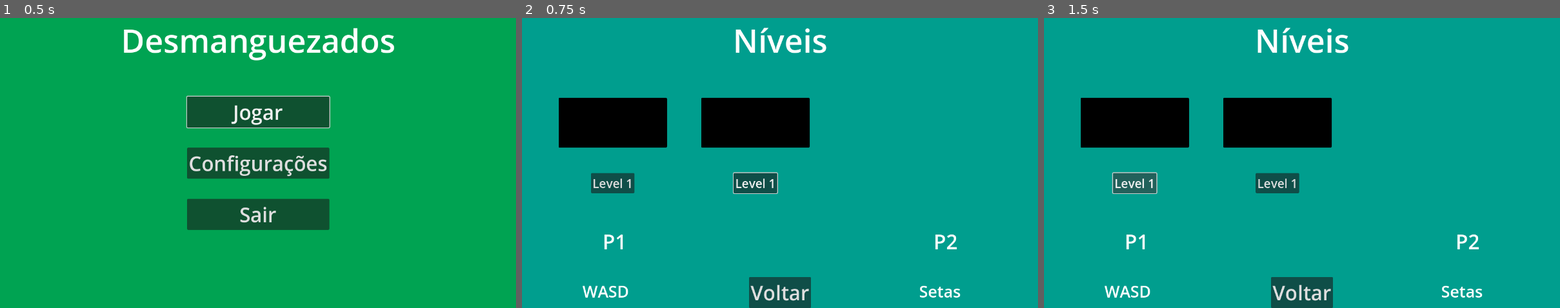
Above: before the commit, frames 1-3 (left to right).
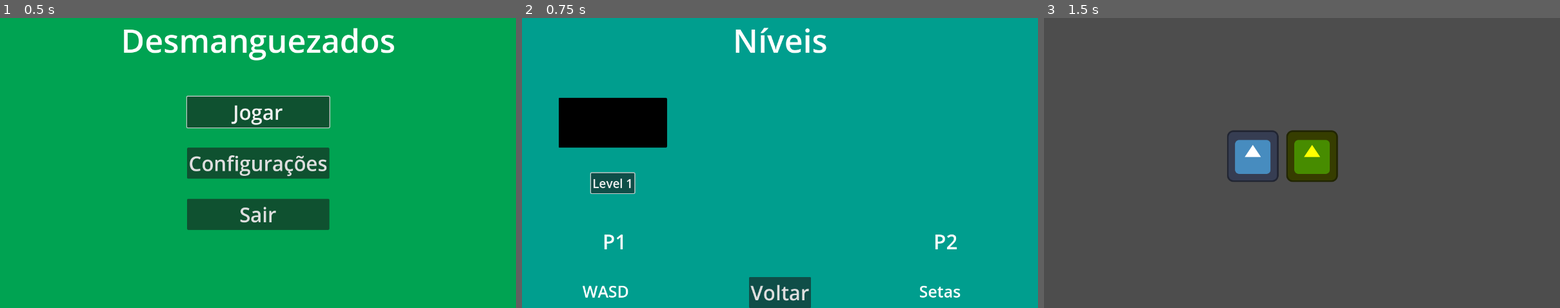
Above: after the commit, the same moments.

Repository: pauloBFalmeida/desmanguezados
Game: Godot game, scene res://Cenas/Menus/menuPrincipal.tscn
Two runs of this game, one before a commit and one after it. Both use one fixed random seed, a clock stepped at 60 frames per second and the inputs below. The engine's default icon, where the game draws it, is replaced by a stand-in: a white triangle on a blue panel in a dark square.
Inputs:
- Up to frame 1 (0.5 s): no input
- Up to frame 2 (0.75 s): click "Jogar" at 0.5 s
- Up to frame 3 (1.5 s): click "Level 1" at 1.25 s

Frame 1 is identical in both runs. In frame 2, 4.3% of the frame differs, in the area x 13-56%, y 27-61%; in frame 3, 100%, in the area x 0-100%, y 0-100%.

Commit message:
Level 1 e limpeza de codigo

Diff:
--- /dev/null
+++ b/Cenas/Leveis/level_1.tscn
@@ -0,0 +1,12 @@
+[gd_scene load_steps=3 format=3 uid="uid://dhv3qjf6ytml5"]
+
+[ext_resource type="Script" uid="uid://dspkfadvtsdnp" path="res://Scripts/Leveis/level_1.gd" id="1_42x8c"]
+[ext_resource type="PackedScene" uid="uid://b1mtmyav5n0qq" path="res://Cenas/Partida/spawn_jogadores.tscn" id="1_w1eyt"]
+
+[node name="Level_1" type="Node"]
+script = ExtResource("1_42x8c")
+
+[node name="SpawnJogadores" parent="." instance=ExtResource("1_w1eyt")]
+position = Vector2(518, 343)
+
+[editable path="SpawnJogadores"]
--- a/Cenas/Menus/menuSelecao.tscn
+++ b/Cenas/Menus/menuSelecao.tscn
@@ -1,7 +1,7 @@
 [gd_scene load_steps=4 format=3 uid="uid://d1fhoosfw8cye"]
 
 [ext_resource type="Script" uid="uid://c08mirq3yalv1" path="res://Scripts/Menus/menu_selecao.gd" id="1_nmwf3"]
-[ext_resource type="Script" uid="uid://sj5rgpesy5f8" path="res://Scripts/controles_manager.gd" id="3_c8hrp"]
+[ext_resource type="Script" uid="uid://sj5rgpesy5f8" path="res://Scripts/Menus/UsadosMenus/controles_manager.gd" id="3_c8hrp"]
 [ext_resource type="PackedScene" uid="uid://cciukv0gmo85j" path="res://Cenas/Menus/SubItems/level_item.tscn" id="3_ijvx7"]
 
 [node name="MenuSelecao" type="Control"]
@@ -74,6 +74,7 @@
 size_flags_vertical = 0
 
 [node name="LevelItem" parent="ScrollContainerLeveis/HBoxContainer" instance=ExtResource("3_ijvx7")]
+visible = false
 layout_mode = 2
 
 [node name="ControlesConectados" type="Control" parent="."]
--- a/Cenas/Menus/node_2d.tscn
+++ /dev/null
@@ -1,13 +0,0 @@
-[gd_scene load_steps=3 format=3 uid="uid://ddebq3xx4kxj8"]
-
-[ext_resource type="Script" uid="uid://5ubk1yda5wp0" path="res://playerMgmt.gd" id="1_mtofs"]
-[ext_resource type="Texture2D" uid="uid://mqhusyq3gsru" path="res://Assets/temp/black.png" id="2_oncq8"]
-
-[node name="Node2D" type="Node2D"]
-script = ExtResource("1_mtofs")
-
-[node name="Black" type="Sprite2D" parent="."]
-modulate = Color(1, 1, 1, 0.34902)
-position = Vector2(656, 343)
-scale = Vector2(1.56701, 1.96341)
-texture = ExtResource("2_oncq8")
--- /dev/null
+++ b/Cenas/Partida/Jogador.tscn
@@ -0,0 +1,10 @@
+[gd_scene load_steps=3 format=3 uid="uid://c38kt6bogw2mq"]
+
+[ext_resource type="Script" uid="uid://wmjg8xw6jhs4" path="res://Scripts/Partida/jogador.gd" id="1_hjt1h"]
+[ext_resource type="Texture2D" uid="uid://cvesjtff0f2n6" path="res://icon.svg" id="2_li7es"]
+
+[node name="Jogador" type="Node2D"]
+script = ExtResource("1_hjt1h")
+
+[node name="Sprite2D" type="Sprite2D" parent="."]
+texture = ExtResource("2_li7es")
--- /dev/null
+++ b/Cenas/Partida/spawn_jogadores.tscn
@@ -0,0 +1,12 @@
+[gd_scene load_steps=2 format=3 uid="uid://b1mtmyav5n0qq"]
+
+[ext_resource type="PackedScene" uid="uid://c38kt6bogw2mq" path="res://Cenas/Partida/Jogador.tscn" id="2_j1fy2"]
+
+[node name="SpawnJogadores" type="Node2D"]
+
+[node name="Jogador1" parent="." instance=ExtResource("2_j1fy2")]
+
+[node name="Jogador2" parent="." instance=ExtResource("2_j1fy2")]
+modulate = Color(1, 1, 0, 1)
+position = Vector2(147, 0)
+player_id = 1
--- a/Cenas/player.tscn
+++ /dev/null
@@ -1,8 +0,0 @@
-[gd_scene load_steps=3 format=3 uid="uid://dmdu18s2155n3"]
-
-[ext_resource type="Texture2D" uid="uid://cvesjtff0f2n6" path="res://icon.svg" id="1_ytnb3"]
-[ext_resource type="Script" uid="uid://wmjg8xw6jhs4" path="res://Scripts/player.gd" id="2_pmvhq"]
-
-[node name="Icon" type="Sprite2D"]
-texture = ExtResource("1_ytnb3")
-script = ExtResource("2_pmvhq")
--- /dev/null
+++ b/Scripts/Leveis/Level.gd
@@ -0,0 +1,26 @@
+class_name Level
+extends Node
+
+#var players = {}
+#
+#func create_players() -> void:
+	#for player_id in InputManager.PlayerId.values():
+		## instancia o player
+		#var playerScene = preload("res://Cenas/player.tscn")
+		#var player = playerScene.instantiate()
+		#player.player_id = player_id
+		## ajusta o action map do player
+		#player.action = InputManager.actions_player[player.player_id]
+		## ajusta o nome
+		#player.set_name('player' + str(player_id))
+		## salva no dicionario
+		#players[player_id] = player
+		## coloca na hierarquia
+		#add_child(player)
+		## posiciona e muda de cor
+		#if player_id == InputManager.PlayerId.P1:
+			#player.global_position = Vector2(100, 100)
+			#player.modulate.r = 0
+		#else:
+			#player.global_position = Vector2(200, 100)
+			#player.modulate.b = 0
--- /dev/null
+++ b/Scripts/Leveis/level_1.gd
@@ -0,0 +1,4 @@
+extends Level
+
+func _ready() -> void:
+	print("Level 1")
--- /dev/null
+++ b/Scripts/Menus/UsadosMenus/controles_manager.gd
@@ -0,0 +1,12 @@
+extends Node
+
+func _input(event):
+	# controle start foi pressionado
+	if event.is_action_pressed("contr_start"):
+		var device_id = event.device
+		# se o controle nao foi adicionado ainda
+		if not InputManager.controles_conectados.has(device_id):
+			# Adiciona primeiro o controle do P2, dps o do P1
+			var player_id := InputManager.PlayerId.P2 if InputManager.controles_conectados.is_empty() else InputManager.PlayerId.P1
+			# adiciona o inputmap pro controle
+			InputManager.add_controller(player_id, device_id)
--- a/Scripts/Menus/menu_selecao.gd
+++ b/Scripts/Menus/menu_selecao.gd
@@ -6,7 +6,7 @@
 @onready var container_leveis := $ScrollContainerLeveis/HBoxContainer
 
 const LEVEIS_REF := [
-	"res://Cenas/Menus/node_2d.tscn"
+	"res://Cenas/Leveis/level_1.tscn"
 ]
 
 var leveis_itens = []
@@ -37,9 +37,6 @@
 		btn.text = "Level " + str(level_num)
 	leveis_itens[0].get_node("ButtonStart").grab_focus()
 
-func _on_button_pressed() -> void:
-	SceneManager.change_scene("res://Cenas/Menus/node_2d.tscn")
-
 # --- Controles Conectados ---
 func update_conectados():
 	# dict de quais controles foram conectados
--- /dev/null
+++ b/Scripts/Partida/jogador.gd
@@ -0,0 +1,19 @@
+extends Node2D
+
+@export var player_id := InputManager.PlayerId.P1
+
+@export var speed: float = 250.0
+
+# acoes do InputMap
+var action : Dictionary
+
+func _ready() -> void:
+	# ajusta o action map do player
+	action = InputManager.actions_player[player_id]
+	# ajusta o nome
+	set_name('Jogador_id_' + str(player_id))
+
+func _process(delta: float) -> void:
+	var move_dir = Input.get_vector(action["move_left"], action["move_right"], action["move_up"], action["move_down"])
+
+	global_position += move_dir * delta * speed
--- a/Scripts/controles_manager.gd
+++ /dev/null
@@ -1,48 +0,0 @@
-extends Node
-
-func _input(event):
-	if event.is_action_pressed("contr_start"):
-		var device_id = event.device
-		if not InputManager.controles_conectados.has(device_id):
-			# Adiciona primeiro o controle do P2, dps o do P1
-			var player_id := InputManager.PlayerId.P2 if InputManager.controles_conectados.is_empty() else InputManager.PlayerId.P1
-			# adiciona o inputmap pro controle
-			InputManager.add_controller(player_id, device_id)
-
-#func _set_device_id(player: Node, device_id: int) -> void:
-	### give it a name so it's unique, if you really want
-	#player.set_name('player' + str(device_id))
-#
-	### Give the player instance a device id so it can handle its own events
-	#player.device_id = device_id
-	### register the player in the players dict
-	#players[device_id] = player
-	#
-	#player.action = InputManager.actions_player[player.player_id]
-#
-#func _input(event):
-	#var device_id = event.device
-	 ### Check to see that that event id on an action
-	#if event.is_action_pressed("contr_start") and not players.get(device_id):
-		##
-		#InputManager.add_controller(1, device_id)
-		#
-		### create the player scene instance
-		#var playerScene = preload("res://Cenas/player.tscn")
-		#var player = playerScene.instantiate()
-#
-		#_set_device_id(player, device_id)
-#
-		### Add the player to the scene
-		#add_child(player)
-		#player.global_position = Vector2(100, 100)
-		#
-	#if event.is_action_pressed("key_start"):
-		### create the player scene instance
-		#var playerScene = preload("res://Cenas/player.tscn")
-		#var player = playerScene.instantiate()
-#
-		### Add the player to the scene
-		#add_child(player)
-		#player.global_position = Vector2(100, 100)
-		#
--- a/Scripts/player.gd
+++ /dev/null
@@ -1,26 +0,0 @@
-extends Sprite2D
-
-var player_id := InputManager.PlayerId.P1
-
-var speed: float = 250.0
-
-# acoes do InputMap
-var action : Dictionary
-
-func _process(delta: float) -> void:
-	var move_dir = Input.get_vector(action["move_left"], action["move_right"], action["move_up"], action["move_down"])
-
-	global_position += move_dir * delta * speed
-
-func _input(event):
-	### do nothing if device id does not match the assigned id
-	#if event.device != device_id:
-		#return
-#
-	### do nothing if no device id assigned
-	#if device_id == -1:
-		#return
-
-	## Process events!
-	if (Input.is_action_just_pressed("x")):
-		visible = not visible
--- a/playerMgmt.gd
+++ /dev/null
@@ -1,25 +0,0 @@
-extends Node2D
-
-var players = {}
-
-func _ready() -> void:
-	for player_id in InputManager.PlayerId.values():
-		# instancia o player
-		var playerScene = preload("res://Cenas/player.tscn")
-		var player = playerScene.instantiate()
-		# ajusta o action map do player
-		player.player_id = player_id
-		player.action = InputManager.actions_player[player.player_id]
-		# ajusta o nome
-		player.set_name('player' + str(player_id))
-		# salva no dicionario
-		players[player_id] = player
-		# coloca na hierarquia
-		add_child(player)
-		# posiciona e muda de cor
-		if player_id == InputManager.PlayerId.P1:
-			player.global_position = Vector2(100, 100)
-			player.modulate.r = 0
-		else:
-			player.global_position = Vector2(200, 100)
-			player.modulate.b = 0
Not shown, added: Scripts/Leveis/Level.gd.uid
Not shown, added: Scripts/Leveis/level_1.gd.uid
Renamed: Scripts/controles_manager.gd.uid -> Scripts/Menus/UsadosMenus/controles_manager.gd.uid
Renamed: Scripts/player.gd.uid -> Scripts/Partida/jogador.gd.uid
Not shown, removed: playerMgmt.gd.uid
